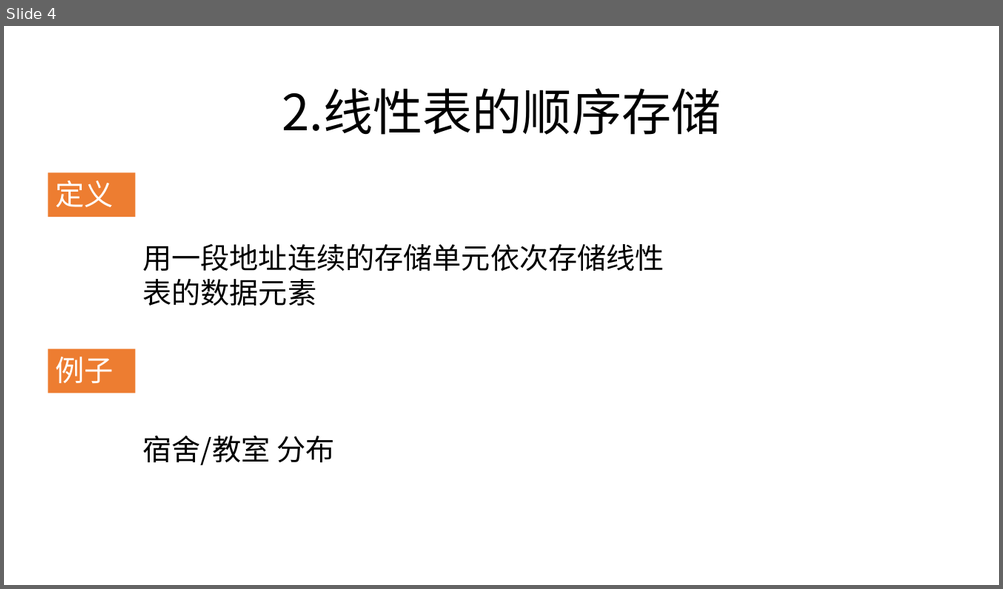
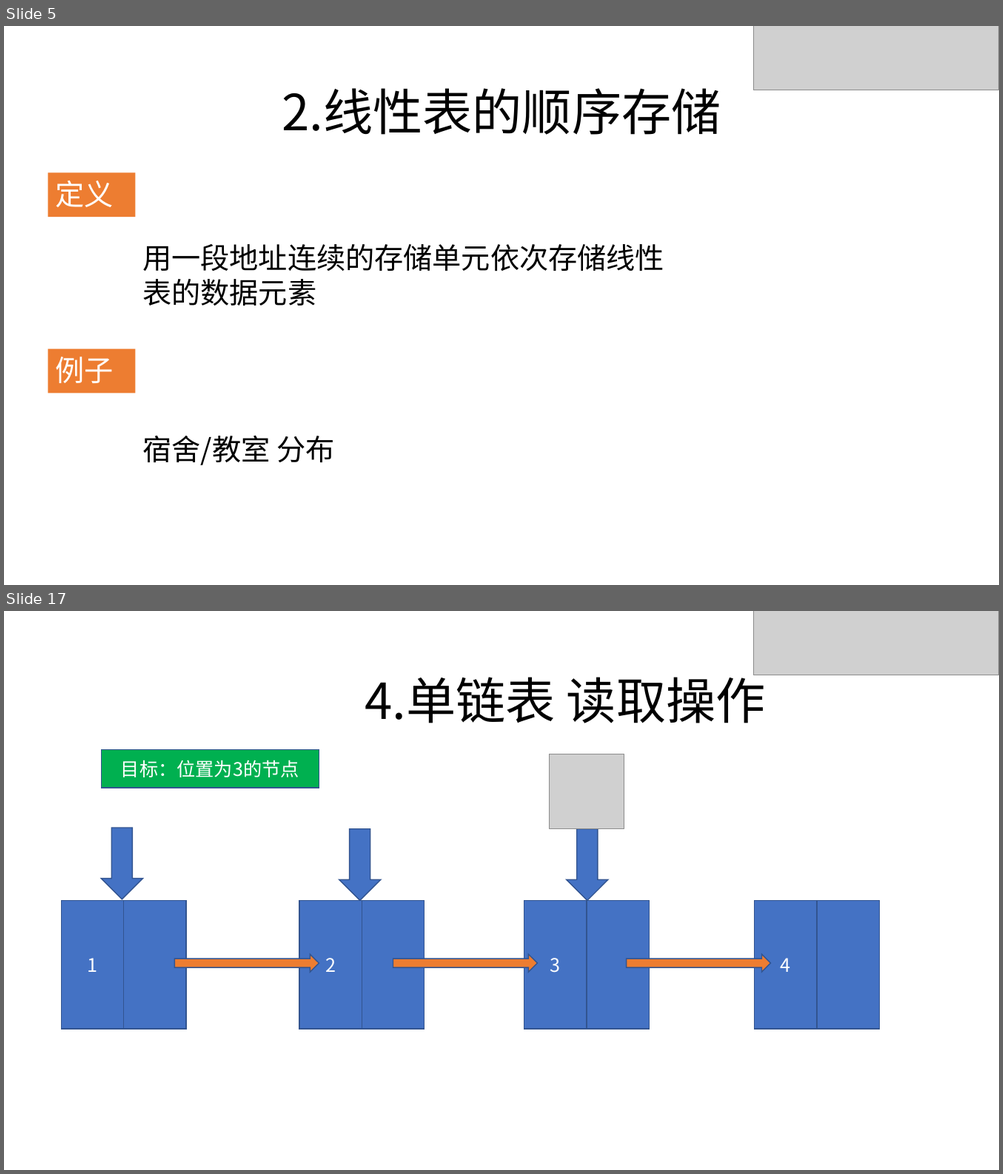
Before and after one commit to zjyesir/hmc_data_structure, a slide deck: 2.线性表.pptx. Shown one above the other, each under a label of ours: slide 4 before the commit, slides 5 and 17 after it; the slides between them are not shown. The pictures are 1003x589 and 1003x1174 pixels, drawn with LibreOffice and Linux fonts; fonts in the diff are those of the drawing; grey boxes stand for pictures; background and template pictures are left out. Boxes give left, top, right and bottom in pixels: in the first picture for what was removed or moved away, otherwise in the second. Text is boxed around its words. In the diff, an @@ line names an element or a change of style, - is before the commit and + after.

```diff
--- a/2.线性表.pptx
+++ b/2.线性表.pptx
@@ slide 17 added at [4, 611, 999, 1170], background picture (left out) @@
@@ picture added at [754, 611, 999, 675] @@
@@ text added at [364, 669, 765, 723], 48 pt, text #000000 @@
+4.单链表 读取操作
@@ rectangle added at [101, 750, 318, 788], fill #00B050, outline #325491 1 pt, 18 pt, text #FFFFFF @@
+目标：位置为3的节点
@@ picture added at [549, 755, 624, 829] @@
@@ down arrow added at [101, 828, 143, 900], fill #4472C4, outline #325491 1 pt @@
@@ down arrow added at [339, 829, 381, 900], fill #4472C4, outline #325491 1 pt @@
@@ down arrow added at [566, 829, 609, 900], fill #4472C4, outline #325491 1 pt @@
@@ rectangle added at [62, 900, 124, 1029], fill #4472C4, outline #325491 1 pt, 18 pt, text #FFFFFF @@
+1
@@ rectangle added at [123, 900, 186, 1029], fill #4472C4, outline #325491 1 pt @@
@@ rectangle added at [299, 900, 362, 1029], fill #4472C4, outline #325491 1 pt, 18 pt, text #FFFFFF @@
+2
@@ rectangle added at [361, 900, 424, 1029], fill #4472C4, outline #325491 1 pt @@
@@ rectangle added at [524, 900, 586, 1029], fill #4472C4, outline #325491 1 pt, 18 pt, text #FFFFFF @@
+3
@@ rectangle added at [586, 900, 649, 1029], fill #4472C4, outline #325491 1 pt @@
@@ rectangle added at [754, 900, 817, 1029], fill #4472C4, outline #325491 1 pt, 18 pt, text #FFFFFF @@
+4
@@ rectangle added at [817, 900, 879, 1029], fill #4472C4, outline #325491 1 pt @@
@@ right arrow added at [175, 954, 318, 972], fill #ED7D31, outline #325491 1 pt @@
@@ right arrow added at [392, 954, 537, 972], fill #ED7D31, outline #325491 1 pt @@
@@ right arrow added at [626, 954, 770, 972], fill #ED7D31, outline #325491 1 pt @@
@@ what was slide 4 is now slide 5 @@
@@ slide 5 changed as well @@
@@ picture added at [754, 26, 999, 90] @@
```
Also in this commit, not shown: 8 other slides changed, 18 other slides added, 3 slides removed, 9 other files.
